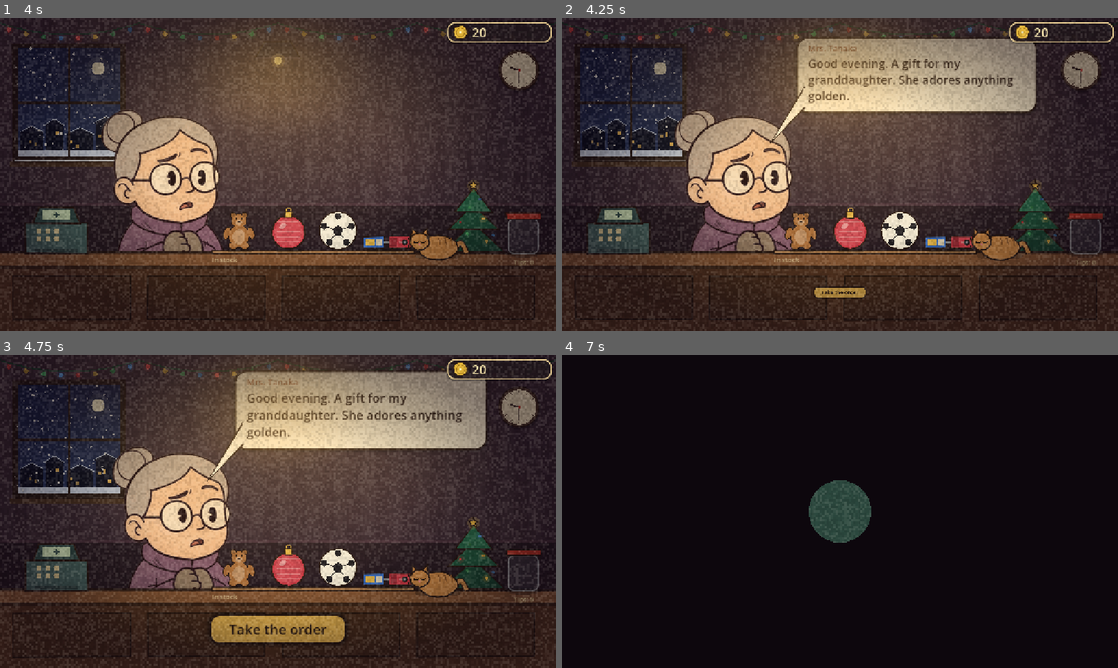
Above: before the commit, frames 1-4 (two rows, left to right).
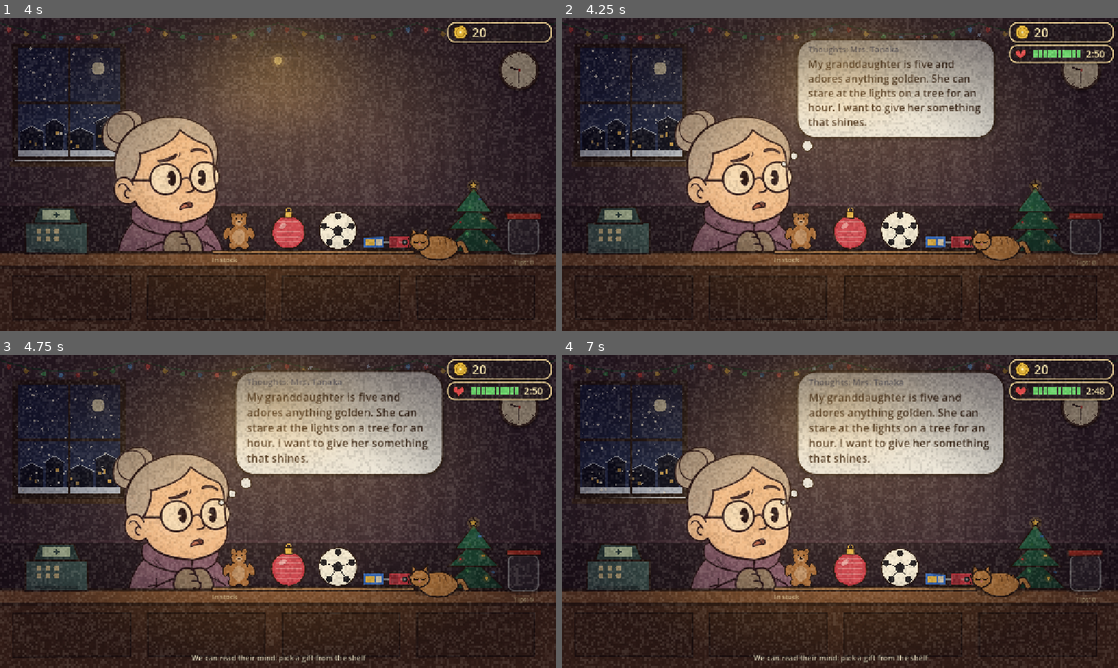
Above: after the commit, the same moments.

Repository: iAmGinTonyc/silent-snow-night-gifts
Game: Godot game, scene res://scenes/main.tscn
Two runs of this game, one before a commit and one after it. Both use one fixed random seed, a clock stepped at 60 frames per second and the inputs below.
Inputs (mouse positions are in pixels of both pictures, inside the frame that each line leads up to):
- Up to frame 1 (4 s): tap Enter at 0.5 s; move the mouse to (400, 158) at 0.52 s; click (400, 158) at 0.67 s; drag from (166, 190) to (250, 237) at 1.27 s; move the mouse to (333, 105) at 2.02 s; click (333, 105) at 2.17 s; drag from (250, 237) to (111, 127) at 2.77 s; move the mouse to (444, 221) at 3.52 s; click (444, 221) at 3.67 s
- Up to frame 2 (4.25 s): no input
- Up to frame 3 (4.75 s): drag from (111, 464) to (194, 433) at 4.27 s
- Up to frame 4 (7 s): move the mouse to (867, 511) at 5.02 s; click (867, 511) at 5.17 s; drag from (756, 433) to (728, 527) at 5.77 s; move the mouse to (962, 495) at 6.52 s; click (962, 495) at 6.67 s

Frame 1 is identical in both runs. In frame 2, 8.0% of the frame differs, in the area x 35-100%, y 4-98%; in frame 3, 10%; in frame 4, 89%, in the area x 0-100%, y 0-100%.

Commit message:
Every customer comes empty-handed: read their mind, offer a gift, a miss means they choose
All 20 customers now have a thought about the recipient, one ideal gift
from the four on the shelf and a packaging request spoken after the gift is
chosen. A guessed gift makes them happy (tip bonus); a miss makes the
customer pick the ideal gift themselves, with no bonus and no penalty. The
roll now shrinks only about 30 percent at full unroll, and speech bubbles
are narrower so they clear the patience panel.

Co-Authored-By: Claude Sonnet 5.5 <noreply@anthropic.com>

Diff:
--- a/scripts/data.gd
+++ b/scripts/data.gd
@@ -52,11 +52,12 @@
 ## The minimal set of gifts we keep in stock.
 const STOCK := ["bear", "ornament", "ball", "train"]
 
-## What a buyer says when we offer a gift.
+## What a customer says when we offer a gift. Everyone comes empty-handed: we read their mind
+## and offer one gift from the shelf. A miss means the customer chooses for themselves.
 const BUYER_LINES := {
 	"perfect": "You read my mind! This is exactly it.",
-	"ok": "Hmm, I suppose that will do.",
-	"miss": "Well... all right, I will take it.",
+	"miss": "Hmm, not quite what I pictured. Let me choose myself.",
+	"choose": "This one, please.",
 }
 
 const TAG_NAMES := {
@@ -79,52 +80,61 @@
 		"patience": 170.0,
 		"customers": [
 			{
-				"name": "Mrs. Tanaka", "item": "box_small", "paper": "gold", "ribbon": "any", "bow": "any", "wrap": "free",
+				"name": "Mrs. Tanaka", "paper": "gold", "ribbon": "any", "bow": "any", "wrap": "free",
+				"ideal": "ornament",
 				"coat": "#7a4b6e", "skin": "#e8c8a4", "hair": "#d8d8de", "hat": "bun", "hatc": "#e8d9a8",
-				"request": "Good evening. A gift for my granddaughter. She adores anything golden.",
+				"thought": "My granddaughter is five and adores anything golden. She can stare at the lights on a tree for an hour. I want to give her something that shines.",
+				"pack": "Gold paper, please. She adores anything golden.",
 				"good": "How beautiful! Thank you so much.",
 				"ok": "Lovely. She will be happy.",
 				"meh": "Well... it is the thought that counts.",
 			},
 			{
-				"name": "Mateo", "item": "box_small", "paper": "any", "ribbon": "any", "bow": "any", "wrap": "free",
+				"name": "Mateo", "paper": "any", "ribbon": "any", "bow": "any", "wrap": "free",
+				"ideal": "train",
 				"coat": "#2f6f8f", "skin": "#d3a07a", "hair": "#2a1d16", "hat": "cap", "hatc": "#e0a030",
-				"request": "I am running for the night train! Something simple, just make it pretty.",
+				"thought": "My little nephew waves at every train that passes his window. I am running for the night train myself, and I want to bring him something on rails.",
+				"pack": "Something simple, just make it pretty. The night train is leaving!",
 				"good": "Wow, fast and pretty! Gracias!",
 				"ok": "Good enough, gracias! I am late!",
 				"meh": "Fine, no time to complain.",
 			},
 			{
-				"kind": "buyer", "mode": "mind", "ideal": "ornament", "okay": ["bear"],
 				"name": "Ingrid", "paper": "any", "ribbon": "any", "bow": "any", "wrap": "free",
+				"ideal": "ornament",
 				"coat": "#5a6f8f", "skin": "#f3dccb", "hair": "#d8b46a", "hat": "beanie", "hatc": "#c0504d",
 				"thought": "My friend just moved into an empty apartment. It is cold and smells of paint. I want it to feel cozy and festive, even with one shiny little thing.",
-				"request": "",
+				"pack": "",
 				"good": "Thank you! This is what the place was missing.",
 				"ok": "Nice. Thank you.",
 				"meh": "Well... all right. Thanks.",
 			},
 			{
-				"name": "Leo", "item": "box_small", "paper": "any", "ribbon": "any", "bow": "big", "wrap": "free",
+				"name": "Leo", "paper": "any", "ribbon": "any", "bow": "big", "wrap": "free",
+				"ideal": "ball",
 				"coat": "#c94f4f", "skin": "#c68b62", "hair": "#2a1d16", "hat": "beanie", "hatc": "#3a7bd5",
-				"request": "I have a few coins... this is for my mom. I want the prettiest one! And a big bow!",
+				"thought": "It is for my mom. She says she was the best goalkeeper on our street when she was young. I have only a few coins, but I want her to feel it again.",
+				"pack": "The prettiest wrap you have! And a big bow!",
 				"good": "Mom will love it! Thank you so much!",
 				"ok": "Pretty. Thanks!",
 				"meh": "The bow could have been bigger... but thanks.",
 			},
 			{
-				"kind": "buyer", "mode": "ask", "ideal": "bear", "okay": [],
 				"name": "Pavel", "paper": "any", "ribbon": "any", "bow": "any", "wrap": "free",
+				"ideal": "bear",
 				"coat": "#2f6f8f", "skin": "#ecd0b0", "hair": "#6a4a2a", "hat": "cap", "hatc": "#e0a030",
-				"request": "A teddy bear please. For my daughter, she is three. It is urgent!",
+				"thought": "My daughter is three and sleeps badly. She hugs anything soft and warm. I am late and it is urgent!",
+				"pack": "",
 				"good": "She will be thrilled! Thank you!",
 				"ok": "Great, thanks!",
 				"meh": "Fine, no time to argue.",
 			},
 			{
-				"name": "Mr. Okafor", "item": "box_big", "paper": "blue", "ribbon": "none", "bow": "any", "wrap": "free",
+				"name": "Mr. Okafor", "paper": "blue", "ribbon": "none", "bow": "any", "wrap": "free",
+				"ideal": "train",
 				"coat": "#33384a", "skin": "#7a4f35", "hair": "#16110e", "hat": "none", "hatc": "#8a8fa0",
-				"request": "Good evening. Blue paper, and no ribbons. He cannot stand them.",
+				"thought": "My nephew is a serious boy. Every weekend he builds tracks across the living room and nobody may step on them.",
+				"pack": "Blue paper, and no ribbons. He cannot stand them.",
 				"good": "Flawless. Thank you.",
 				"ok": "Acceptable. Thank you.",
 				"meh": "Hm. Not quite right, but thank you.",
@@ -139,61 +149,71 @@
 		"patience": 150.0,
 		"customers": [
 			{
-				"name": "Auntie Meena", "item": "box_big", "paper": "red", "ribbon": "green", "bow": "any", "wrap": "free",
+				"name": "Auntie Meena", "paper": "red", "ribbon": "green", "bow": "any", "wrap": "free",
+				"ideal": "bear",
 				"coat": "#2f7a5a", "skin": "#a8754f", "hair": "#1c1410", "hat": "beanie", "hatc": "#f2c14e",
-				"request": "For my nephew! Red paper and a green ribbon, like when we were kids.",
+				"thought": "My nephew and I shared one worn-out teddy bear when we were kids. He still talks about it. I want him to hold something like that again.",
+				"pack": "Red paper and a green ribbon, like when we were kids.",
 				"good": "Exactly like back then! Thank you!",
 				"ok": "Sweet. Thank you.",
 				"meh": "Oh... well, he will understand.",
 			},
 			{
-				"name": "Dmitri", "item": "bottle", "paper": "any", "ribbon": "none", "bow": "any", "wrap": "shape",
+				"name": "Dmitri", "paper": "any", "ribbon": "none", "bow": "any", "wrap": "shape",
+				"ideal": "ornament",
 				"coat": "#4a4f5e", "skin": "#e7c9aa", "hair": "#3a2a20", "hat": "ushanka", "hatc": "#6b5a4a",
-				"request": "A bottle of champagne for a colleague. No box and no bows, I want it to look like a bottle.",
+				"thought": "A colleague of mine pretends he hates the holidays and has never decorated his flat. I want his lonely little tree to finally sparkle.",
+				"pack": "No ribbons, please, and no box. I want it to look like what it is.",
 				"good": "Exactly right. My colleague will appreciate it.",
 				"ok": "Fine, thanks.",
 				"meh": "The box or the bow is too much, but all right.",
 			},
 			{
-				"kind": "buyer", "mode": "mind", "ideal": "ball", "okay": [],
 				"name": "Kwame", "paper": "any", "ribbon": "any", "bow": "any", "wrap": "free",
+				"ideal": "ball",
 				"coat": "#4a4f5e", "skin": "#6e4630", "hair": "#14100e", "hat": "cap", "hatc": "#2e2e2e",
 				"thought": "My son came home covered in mud again. He plays until dark and shouts Goal! I want him to have something to kick.",
-				"request": "",
+				"pack": "",
 				"good": "That is a great kick! Thank you.",
 				"ok": "It will do, thanks.",
 				"meh": "Not quite what I imagined, but thanks.",
 			},
 			{
-				"name": "Anh", "item": "mug", "paper": "kraft", "ribbon": "any", "bow": "small", "wrap": "box",
+				"name": "Anh", "paper": "kraft", "ribbon": "any", "bow": "small", "wrap": "box",
+				"ideal": "train",
 				"coat": "#9a5fb0", "skin": "#e2bf98", "hair": "#14100e", "hat": "beanie", "hatc": "#e86a8a",
-				"request": "A mug for my friend. Kraft paper, she likes simple things, and in a box please. Only a tiny bow.",
+				"thought": "My friend likes simple things and collects tiny miniatures from every trip. Her desk is tidy and she loves little machines.",
+				"pack": "Kraft paper, she likes simple things, and in a box please. Only a tiny bow.",
 				"good": "Perfect! She will love it.",
 				"ok": "Sweet gift, thanks!",
 				"meh": "I pictured it differently. But thanks!",
 			},
 			{
-				"name": "Father Christmas (sort of)", "item": "bear", "paper": "red", "ribbon": "red", "bow": "big", "wrap": "shape",
+				"name": "Father Christmas (sort of)", "paper": "red", "ribbon": "red", "bow": "big", "wrap": "shape",
+				"ideal": "bear",
 				"coat": "#c52b2b", "skin": "#e8c4a0", "hair": "#f4f4f4", "hat": "santa", "hatc": "#c52b2b",
-				"request": "Ho ho ho! A teddy bear for the grandchildren. All red, no box, and a big bow so they can see it from afar!",
+				"thought": "Ho ho ho... every year my grandchildren expect something soft and huggable from me. I must not disappoint them.",
+				"pack": "All red, no box, and a big bow so they can see it from afar!",
 				"good": "Ho ho! Pure magic!",
 				"ok": "Ho ho, not bad!",
 				"meh": "Oh ho ho... well, the kids will forgive.",
 			},
 			{
-				"kind": "buyer", "mode": "mind", "ideal": "train", "okay": [],
 				"name": "Granny Zeynep", "paper": "any", "ribbon": "any", "bow": "any", "wrap": "free",
+				"ideal": "train",
 				"coat": "#7a4b6e", "skin": "#d7b08a", "hair": "#cfcfd8", "hat": "hijab", "hatc": "#4a7f8a",
 				"thought": "My grandson Timur is five. Anything that hums and runs on rails is a miracle to him. He stands at the window for hours waiting for the train.",
-				"request": "",
+				"pack": "",
 				"good": "Choo choo! He will be so happy, thank you.",
 				"ok": "Good, thank you.",
 				"meh": "Well... it is the attention that matters.",
 			},
 			{
-				"name": "Aaliyah", "item": "bottle", "paper": "blue", "ribbon": "gold", "bow": "any", "wrap": "box",
+				"name": "Aaliyah", "paper": "blue", "ribbon": "gold", "bow": "any", "wrap": "box",
+				"ideal": "ball",
 				"coat": "#3a8fa8", "skin": "#c9a07a", "hair": "#101010", "hat": "hijab", "hatc": "#d9c36a",
-				"request": "For my father. He likes the classics: in a box, blue paper and a gold ribbon.",
+				"thought": "My father still talks about a football match he watched in 1998. He likes the classics and a good old story.",
+				"pack": "In a box, blue paper and a gold ribbon, please.",
 				"good": "He will be delighted! Thank you!",
 				"ok": "Nice. Thank you!",
 				"meh": "Well... he is easy to please.",
@@ -208,60 +228,71 @@
 		"patience": 130.0,
 		"customers": [
 			{
-				"name": "The Murphy family", "item": "ball", "paper": "any", "ribbon": "any", "bow": "big", "wrap": "box",
+				"name": "The Murphy family", "paper": "any", "ribbon": "any", "bow": "big", "wrap": "box",
+				"ideal": "ball",
 				"coat": "#d28a2f", "skin": "#f1d5c0", "hair": "#b8532a", "hat": "cap", "hatc": "#1f6f5a",
-				"request": "A football for our son. Do not let him guess what is inside, so a box please! And a big bow.",
+				"thought": "Our son talks about nothing but football. He kicks everything in the house, including the cat. We want to surprise him.",
+				"pack": "Do not let him guess what is inside, so a box please! And a big bow.",
 				"good": "He will never guess! Thank you!",
 				"ok": "Good, thanks!",
 				"meh": "He will probably guess. But thanks.",
 			},
 			{
-				"kind": "buyer", "mode": "ask", "ideal": "ornament", "okay": [],
 				"name": "Jin", "paper": "any", "ribbon": "any", "bow": "any", "wrap": "free",
+				"ideal": "ornament",
 				"coat": "#37a37a", "skin": "#ecd0b0", "hair": "#14100e", "hat": "beanie", "hatc": "#f2f2f2",
-				"request": "I would like a Christmas ornament. Any, but a beautiful one. For my dorm room.",
+				"thought": "My dorm room is gray and bare. I bought a tiny tree but it has nothing to hang on it. Anything beautiful will do.",
+				"pack": "",
 				"good": "Just right. The dorm will come alive!",
 				"ok": "Nice, thank you.",
 				"meh": "Fine, that will do.",
 			},
 			{
-				"name": "Mrs. Fernandez", "item": "box_small", "paper": "gold", "ribbon": "red", "bow": "any", "wrap": "free",
+				"name": "Mrs. Fernandez", "paper": "gold", "ribbon": "red", "bow": "any", "wrap": "free",
+				"ideal": "ornament",
 				"coat": "#6a3f5a", "skin": "#d9a679", "hair": "#2a1d16", "hat": "beret", "hatc": "#8a2a3a",
-				"request": "For my class teacher. Gold paper and a red ribbon, please.",
+				"thought": "My class teacher has decorated the school tree for thirty years and nobody ever gave her anything for it. I want it to be special.",
+				"pack": "Gold paper and a red ribbon, please.",
 				"good": "A party in a box. Thank you!",
 				"ok": "Good. Thank you.",
 				"meh": "Well... it is the thought that counts.",
 			},
 			{
-				"name": "Sasha", "item": "ball", "paper": "any", "ribbon": "any", "bow": "any", "wrap": "free",
+				"name": "Sasha", "paper": "any", "ribbon": "any", "bow": "any", "wrap": "free",
+				"ideal": "ball",
 				"coat": "#37a37a", "skin": "#ecd0b0", "hair": "#c9a24a", "hat": "beanie", "hatc": "#f2f2f2",
-				"request": "For a friend, for New Year. Something fun! Wrap it however you like.",
+				"thought": "My friend can never sit still. On New Year he wants to run outside and play in the snow, even in the cold.",
+				"pack": "Wrap it however you like.",
 				"good": "That is the spirit! Thank you!",
 				"ok": "Not bad, thanks!",
 				"meh": "Okay, my friend will appreciate the effort.",
 			},
 			{
-				"kind": "buyer", "mode": "mind", "ideal": "bear", "okay": ["ornament"],
 				"name": "Mr. Al-Rashid", "paper": "any", "ribbon": "any", "bow": "any", "wrap": "free",
+				"ideal": "bear",
 				"coat": "#33384a", "skin": "#c9a07a", "hair": "#1a1410", "hat": "none", "hatc": "#8a8fa0",
 				"thought": "My colleague pretends he dislikes the holidays. But once he cried over a greeting card. Something warm that he can hug, I think.",
-				"request": "",
+				"pack": "",
 				"good": "He will pretend not to be moved. He will be moved. Thank you.",
 				"ok": "Well, not bad. Thank you.",
 				"meh": "Hm. Not quite right, but thank you.",
 			},
 			{
-				"name": "Lucia", "item": "bear", "paper": "any", "ribbon": "any", "bow": "big", "wrap": "free",
+				"name": "Lucia", "paper": "any", "ribbon": "any", "bow": "big", "wrap": "free",
+				"ideal": "train",
 				"coat": "#2c3e66", "skin": "#e0b894", "hair": "#2a1d16", "hat": "beret", "hatc": "#e24b4b",
-				"request": "I must make it before midnight! I need the prettiest wrap you can manage.",
+				"thought": "My little brother will wait up for midnight to open his gift. He is crazy about trains. I must make it before midnight!",
+				"pack": "I need the prettiest wrap you can manage, and a big bow!",
 				"good": "Right on time! Thank you so much!",
 				"ok": "Made it. Thank you!",
 				"meh": "Fine, the main thing is that I made it. Thanks.",
 			},
 			{
-				"name": "Dona Rosa from upstairs", "item": "box_big", "paper": "any", "ribbon": "any", "bow": "any", "wrap": "free", "free": true,
+				"name": "Dona Rosa from upstairs", "paper": "any", "ribbon": "any", "bow": "any", "wrap": "free", "free": true,
+				"ideal": "bear",
 				"coat": "#a85a6a", "skin": "#d9ab86", "hair": "#8a8a96", "hat": "none", "hatc": "#f2c14e",
-				"request": "You wrapped gifts for everyone tonight. This one is for you, wrap it any way you like.",
+				"thought": "That little shop wrapped gifts for everyone tonight, but nobody gave a gift to the one who wrapped them. I want to.",
+				"pack": "This one is for you, wrap it any way you like.",
 				"good": "Happy New Year!",
 				"ok": "Happy New Year!",
 				"meh": "Happy New Year!",
--- a/scripts/main.gd
+++ b/scripts/main.gd
@@ -29,7 +29,7 @@
 var current: Dictionary = {}
 var epoch := 0
 var redo_count := 0
-var current_match := ""     # у покупателя: perfect, ok или miss
+var current_match := ""     # угадали ли мысли клиента: perfect или miss (тогда выбрал сам)
 var chosen_item := ""
 var patience_paused := false
 var screen := "order"
@@ -84,7 +84,6 @@
 	wrap.cost.connect(_on_cost)
 	wrap.gift_ready.connect(_on_gift_ready)
 	customer.arrived.connect(_on_customer_arrived)
-	order.accept_pressed.connect(_on_accept)
 	order.offer_pressed.connect(_on_offer)
 	hud.start_pressed.connect(_start_game)
 	hud.next_pressed.connect(_on_next_evening)
@@ -186,96 +185,67 @@
 	customer.arrive(current)
 
 
-func _is_buyer() -> bool:
-	return current.get("kind", "wrap") == "buyer"
-
-
 func _on_customer_arrived() -> void:
 	current_match = ""
 	chosen_item = ""
-	if _is_buyer():
-		# покупатель: не принёс вещь, ему нужен подарок из наличия
-		if current["mode"] == "mind":
-			order.show_thought(current["name"], current["thought"])
-			hud.set_hint("We can read their mind: pick a gift from the shelf")
-		else:
-			order.show_bubble(current["name"], current["request"])
-			hud.set_hint("They ask for a gift: pick it from the shelf")
-		order.input_enabled = true
-		order.set_offer(true)
-		patience = patience_max
-		patience_on = true
-		status.show_patience(true)
-		status.set_patience(1.0, patience_max)
-		return
-	order.show_bubble(current["name"], current["request"])
+	# Клиент всегда приходит с пустыми руками: мы читаем его мысли и предлагаем подарок с полки.
+	order.show_thought(current["name"], current["thought"])
+	hud.set_hint("We can read their mind: pick a gift from the shelf")
 	order.input_enabled = true
-	order.set_accept(true)
-
-
-## Покупателю предлагают подарок с полки. Угадали мысли, и он радостнее и охотнее даёт чаевые.
+	order.set_offer(true)
+	patience = patience_max
+	patience_on = true
+	status.show_patience(true)
+	status.set_patience(1.0, patience_max)
+
+
+## Предлагаем подарок с полки. Угадали мысли: клиент радуется и охотнее даёт чаевые.
+## Не угадали: клиент сам выбирает то, что ему нужно.
 func _on_offer(offered: String) -> void:
-	if not _is_buyer():
-		return
 	var e := epoch
 	var ideal: String = current["ideal"]
-	var okay: Array = current["okay"]
-	var level := "miss"
-	if offered == ideal:
-		level = "perfect"
-	elif okay.has(offered):
-		level = "ok"
-	if current["mode"] == "ask" and level != "perfect":
-		hud.show_toast("That is not what they asked for")
-		customer.set_mood(0)
-		AudioSynth.play_sfx("dull")
-		return
+	var guessed := offered == ideal
 	order.set_offer(false)
 	order.input_enabled = false
 	patience_paused = true
 	hud.set_hint("")
-	current_match = level
-	chosen_item = offered
-	var it: Dictionary = Data.ITEMS[offered]
+	current_match = "perfect" if guessed else "miss"
+	chosen_item = ideal
+	if not guessed:
+		order.show_bubble(current["name"], str(Data.BUYER_LINES["miss"]))
+		AudioSynth.play_sfx("dull")
+		await get_tree().create_timer(2.2).timeout
+		if e != epoch:
+			return
+	var it: Dictionary = Data.ITEMS[ideal]
 	_on_cost("stock", int(it["stock"]))
-	order.give_item(offered)
-	customer.set_mood(2 if level == "perfect" else (1 if level == "ok" else 0))
-	order.show_bubble(current["name"], str(Data.BUYER_LINES[level]))
+	order.give_item(ideal)
+	if guessed:
+		customer.set_mood(2)
+		order.show_bubble(current["name"], str(Data.BUYER_LINES["perfect"]))
+	else:
+		order.show_bubble(current["name"], str(Data.BUYER_LINES["choose"]))
 	await order.item_given
 	if e != epoch:
 		return
 	await get_tree().create_timer(1.6).timeout
 	if e != epoch:
 		return
+	# после выбора подарка клиент говорит, как его упаковать (то же стоит в талоне на столе)
+	var pack := str(current.get("pack", ""))
+	if pack != "":
+		order.show_bubble(current["name"], pack)
+		await get_tree().create_timer(2.6).timeout
+		if e != epoch:
+			return
 	order.hide_bubble()
 	await _switch_to("wrap")
 	if e != epoch:
 		return
-	wrap.set_ticket(current["name"], Data.ticket_lines(current, offered))
-	wrap.place_item(offered)
+	wrap.set_ticket(current["name"], Data.ticket_lines(current, ideal))
+	wrap.place_item(ideal)
 	wrap.input_enabled = true
 	patience_paused = false
-
-
-## Клиент отдаёт вещь, экран переключается на рабочий стол.
-func _on_accept() -> void:
-	var e := epoch
-	order.input_enabled = false
-	order.hide_bubble()
-	order.give_item(current["item"])
-	await order.item_given
-	if e != epoch:
-		return
-	await _switch_to("wrap")
-	if e != epoch:
-		return
-	wrap.set_ticket(current["name"], Data.ticket_lines(current, str(current["item"])))
-	wrap.place_item(current["item"])
-	wrap.input_enabled = true
-	patience = patience_max
-	patience_on = true
-	status.show_patience(true)
-	status.set_patience(1.0, patience_max)
 
 
 func _on_timeout() -> void:
@@ -370,8 +340,7 @@
 		return
 
 	var it: Dictionary = Data.ITEMS[item_id]
-	var buyer := _is_buyer()
-	var pay: int = int(it["sell"]) if buyer else int(it["price"])
+	var pay: int = int(it["sell"])
 	econ.earn(pay)
 	status.set_money(econ.balance)
 	order.pay_pop()
@@ -395,15 +364,12 @@
 		line = current["ok"]
 	if frac < 0.25:
 		tips = maxi(tips - 1, 1)
-	if buyer:
-		var chance := 0.8
-		if current_match == "perfect":
-			tips = maxi(tips, 2)
-			chance = 1.0
-		elif current_match == "miss":
-			chance = 0.4
-		if randf() > chance:
-			tips = 0
+	var chance := 0.8
+	if current_match == "perfect":
+		tips = maxi(tips, 2)
+		chance = 1.0
+	if randf() > chance:
+		tips = 0
 	if neat < 0.4:
 		tips = 0
 	if tips == 0:
@@ -476,8 +442,8 @@
 		if want_wrap == "box" or want_wrap == "shape":
 			s += 0.15 if got_wrap == want_wrap else -0.25
 	s += float(r["bonus"])
-	if _is_buyer():
-		s += {"perfect": 0.25, "ok": 0.10, "miss": -0.15}.get(current_match, 0.0)
+	if current_match == "perfect":
+		s += 0.25   # угадали мысли клиента
 	return clampf(s, 0.0, 1.0)
 
 
--- a/scripts/order_counter.gd
+++ b/scripts/order_counter.gd
@@ -23,7 +23,8 @@
 const CUSTOMER_RECT := Rect2(280, 120, 240, 420)
 const GIFT_POS := Vector2(640, 510)
 const BUBBLE_X := 540.0
-const BUBBLE_W := 580.0
+const BUBBLE_W := 480.0   # правый край левее панели терпения вверху справа
+const BUBBLE_FONT := 25
 const BUBBLE_TOP := 36.0
 const BUBBLE_COLOR := Color(0.99, 0.96, 0.9)
 
@@ -362,7 +363,7 @@
 func _draw_bubble() -> void:
 	if bubble_text == "":
 		return
-	var tsize := font.get_multiline_string_size(bubble_text, HORIZONTAL_ALIGNMENT_LEFT, BUBBLE_W - 56.0, 28)
+	var tsize := font.get_multiline_string_size(bubble_text, HORIZONTAL_ALIGNMENT_LEFT, BUBBLE_W - 56.0, BUBBLE_FONT)
 	var h := tsize.y + 66.0
 	var rect := Rect2(BUBBLE_X, BUBBLE_TOP, BUBBLE_W, h)
 	var s := maxf(U.ease_out_elastic(bubble_t), 0.001)
@@ -385,8 +386,8 @@
 		draw_polyline(PackedVector2Array([tail[0], tail[2], tail[1]]), U.INK, 4.0, true)
 		draw_rect(Rect2(rect.position.x + 17.0, rect.end.y - 62.0, 6.0, 46.0), BUBBLE_COLOR)
 	draw_string(font, Vector2(rect.position.x + 28.0, rect.position.y + 34.0), bubble_name, HORIZONTAL_ALIGNMENT_LEFT, -1, 20, Color(0.62, 0.38, 0.26) if bubble_kind == "speech" else Color(0.32, 0.4, 0.62))
-	draw_multiline_string(font, Vector2(rect.position.x + 28.0, rect.position.y + 44.0 + font.get_ascent(28)), bubble_text,
-		HORIZONTAL_ALIGNMENT_LEFT, BUBBLE_W - 56.0, 28, -1, U.INK)
+	draw_multiline_string(font, Vector2(rect.position.x + 28.0, rect.position.y + 44.0 + font.get_ascent(BUBBLE_FONT)), bubble_text,
+		HORIZONTAL_ALIGNMENT_LEFT, BUBBLE_W - 56.0, BUBBLE_FONT, -1, U.INK)
 	draw_set_transform(Vector2.ZERO, 0.0, Vector2.ONE)
 
 
--- a/scripts/wrap_screen.gd
+++ b/scripts/wrap_screen.gd
@@ -1368,7 +1368,7 @@
 	draw_rect(Rect2(u1 - 9.0, -half_v, 9.0, half_v * 2.0), back.darkened(0.1))
 	_rect_stroke(sr, 3.0)
 	var prog := clampf(inverse_lerp(_pull_min(), _pull_max(), pull_len), 0.0, 1.0)
-	_draw_roll_on_table(paper, u0, half_v, lerpf(52.0, 30.0, prog))
+	_draw_roll_on_table(paper, u0, half_v, lerpf(52.0, 36.0, prog))   # рулон очень большой: при максимальной раскатке худеет лишь на ~30%
 	_set_gift_transform()
 	_draw_subject(ir)
 
--- a/tools/smoke.gd
+++ b/tools/smoke.gd
@@ -121,7 +121,7 @@
 	var served := 0
 	var crooked_done := false
 	while served < 30:
-		var ok := await wait_until(func(): return (main.customer.state == "idle" and (main.order.accept_enabled or main.order.offer_enabled)) or main.hud.summary_root.visible or main.hud.final_root.visible, 60.0, "next customer")
+		var ok := await wait_until(func(): return (main.customer.state == "idle" and main.order.offer_enabled) or main.hud.summary_root.visible or main.hud.final_root.visible, 60.0, "next customer")
 		if not ok:
 			break
 		if main.hud.final_root.visible:
@@ -140,20 +140,13 @@
 			continue
 		var cname: String = main.current["name"]
 		var before: int = main.customer_idx
-		if main.current.get("kind", "wrap") == "buyer":
-			var ideal: String = main.current["ideal"]
-			print("--- ", cname, " (покупатель, ", main.current["mode"], ") ideal=", ideal)
-			if main.current["mode"] == "ask":
-				var wrong := "bear" if ideal != "bear" else "train"
-				main._on_offer(wrong)
-				await create_timer(0.3).timeout
-			var pick := ideal
-			if main.current["mode"] == "mind" and served % 3 == 1:
-				pick = "bear" if ideal != "bear" else "ornament"
-			main._on_offer(pick)
-		else:
-			print("--- ", cname, " item=", main.current["item"], " wants wrap=", main.current["wrap"])
-			main._on_accept()
+		var ideal: String = main.current["ideal"]
+		var guessed := served % 3 != 1
+		print("--- ", cname, " ideal=", ideal, " guess=", guessed)
+		var pick := ideal
+		if not guessed:
+			pick = "bear" if ideal != "bear" else "ornament"
+		main._on_offer(pick)
 		var perfect := crooked_done or served != 2
 		crooked_done = crooked_done or not perfect
 		var attempts := 0
Not shown, changed: ART_LIST.md
Not shown, changed: TZ.md
